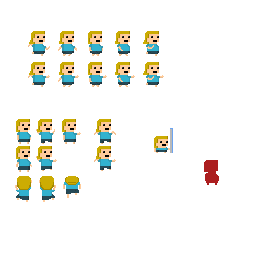
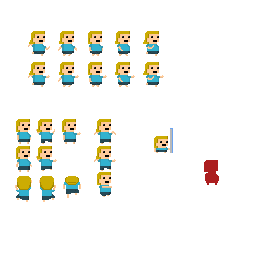
Revision of a layered 256px x 256px image; what changed, layer by layer:
added layer "Layer 3 copy 19" above "Layer 3 copy 10" over bbox(97, 141, 112, 197)
added layer "Layer 8" above "Layer 1" over bbox(97, 172, 112, 197)
